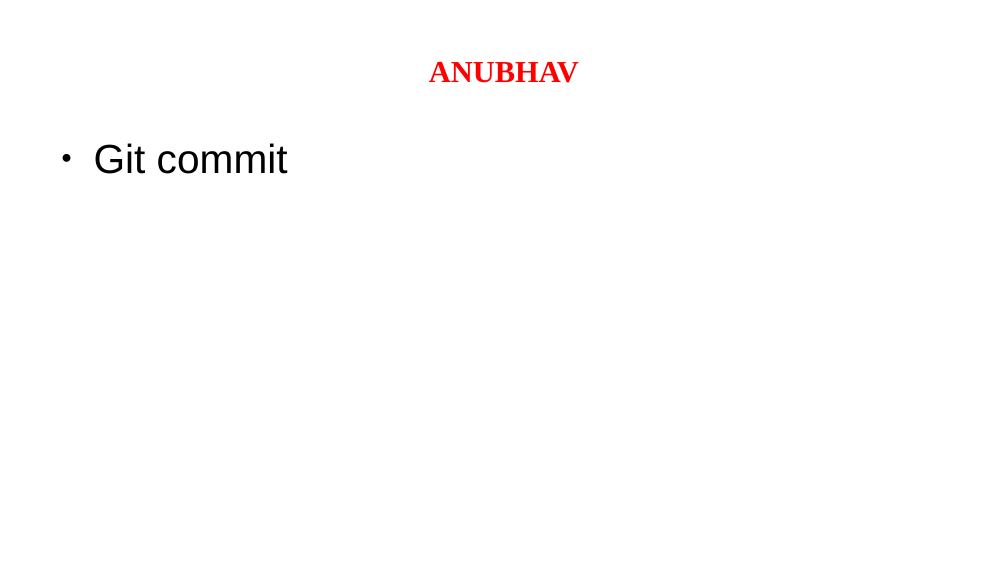
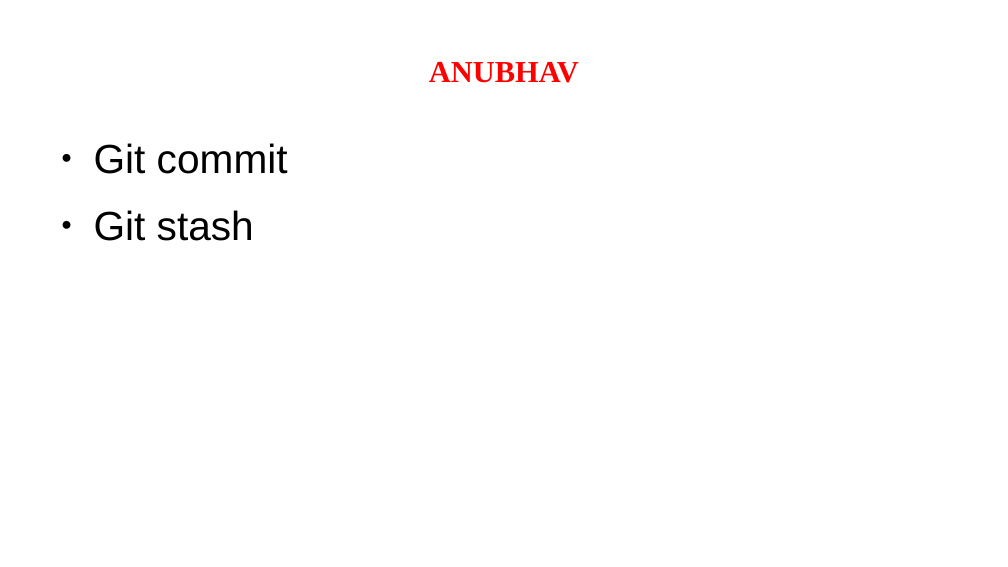
Before and after one commit to anubhavAnora/presentation, a slide deck: slide 2 of Presentation.odp. Drawn at 1008x567 pixels with LibreOffice and Linux fonts; fonts in the diff are those of the drawing. Boxes give left, top, right and bottom in pixels: in the first picture for what was removed or moved away, otherwise in the second. Text is boxed around its words. In the diff, an @@ line names an element or a change of style, - is before the commit and + after.

Commit message:
adding git stash in anubhav's section in presentation page

```diff
--- a/Presentation.odp
+++ b/Presentation.odp
@@ text at bbox=[94, 210, 254, 241]: paragraph added @@
+● Git stash
```
